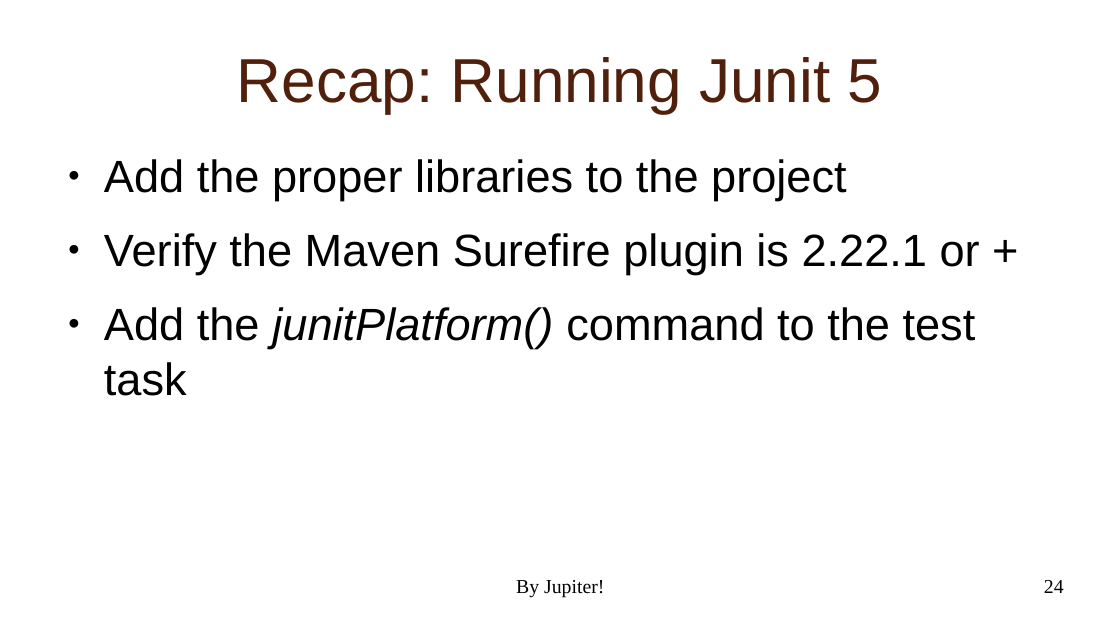
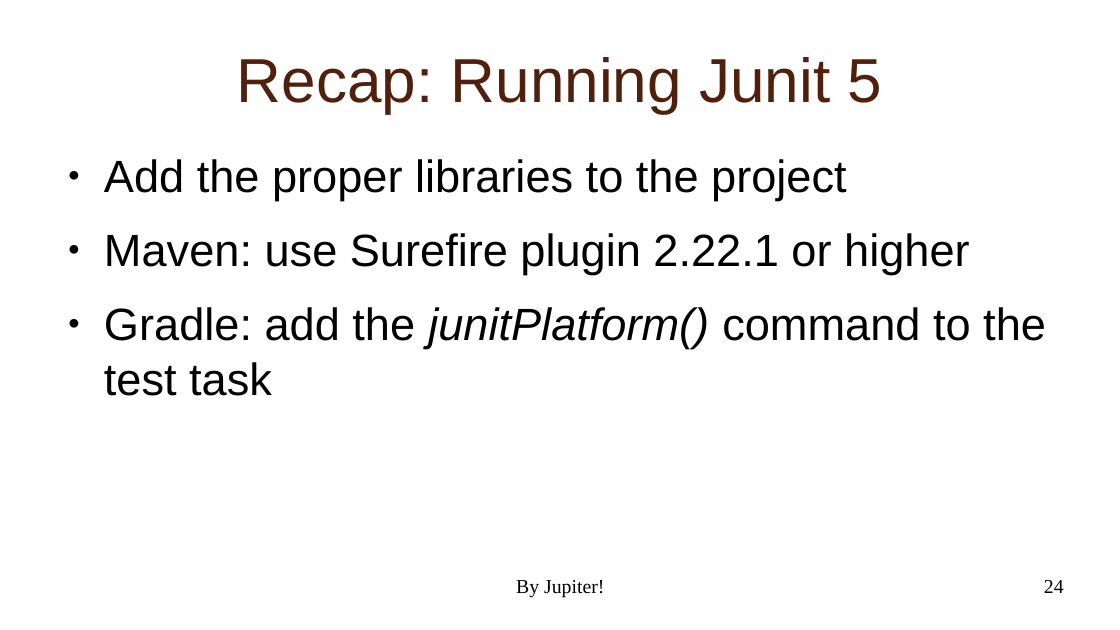
Before and after one commit to NextPoorSlob/JUnit5-Presentation-Sample-Code, a slide deck: slide 24 of ByJupiter.odp. Drawn at 1120x630 pixels with LibreOffice and Linux fonts; fonts in the diff are those of the drawing; background and template pictures are left out. Boxes give left, top, right and bottom in pixels: in the first picture for what was removed or moved away, otherwise in the second. Text is boxed around its words. In the diff, an @@ line names an element or a change of style, - is before the commit and + after.

```diff
--- a/ByJupiter.odp
+++ b/ByJupiter.odp
@@ text at box(104, 233, 1046, 396): text changed @@
-● Verify the Maven Surefire plugin is 2.22.1 or +
-● Add the junitPlatform() command to the test task
+● Maven: use Surefire plugin 2.22.1 or higher
+● Gradle: add the junitPlatform() command to the test task
```
Also in this commit, not shown: 3 other slides changed, 19 slides added, 1 other file.
